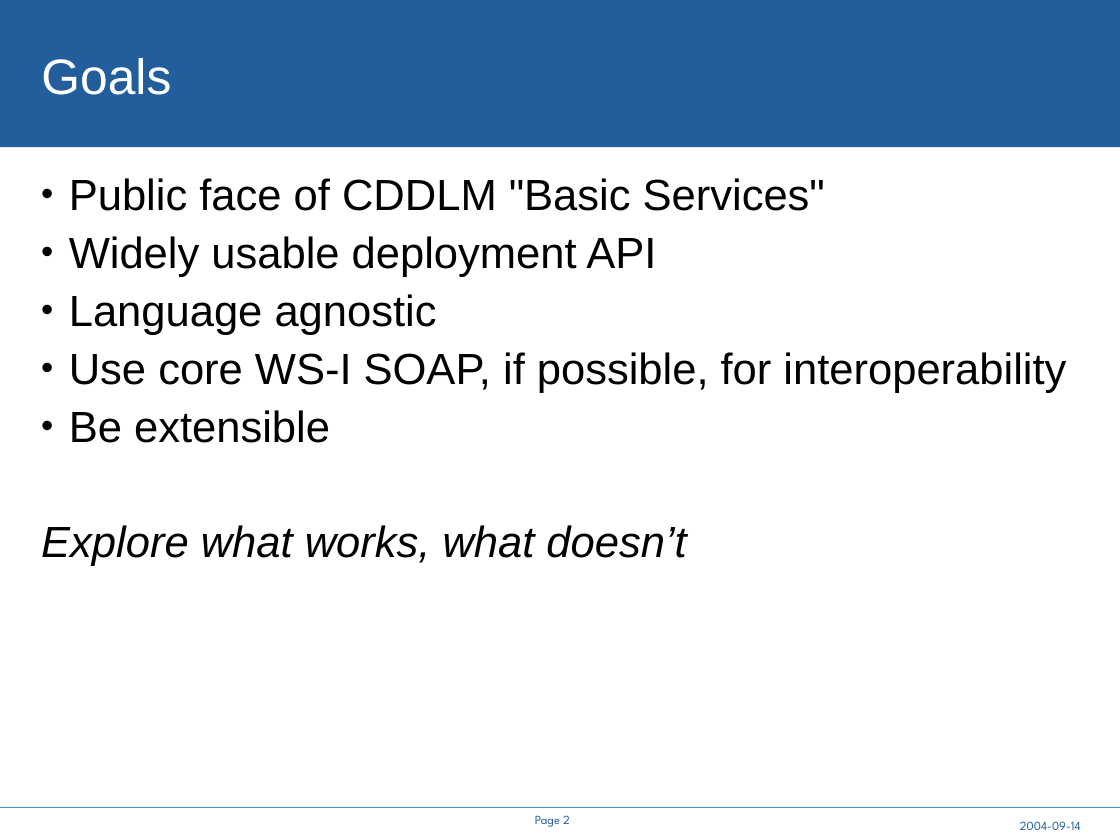
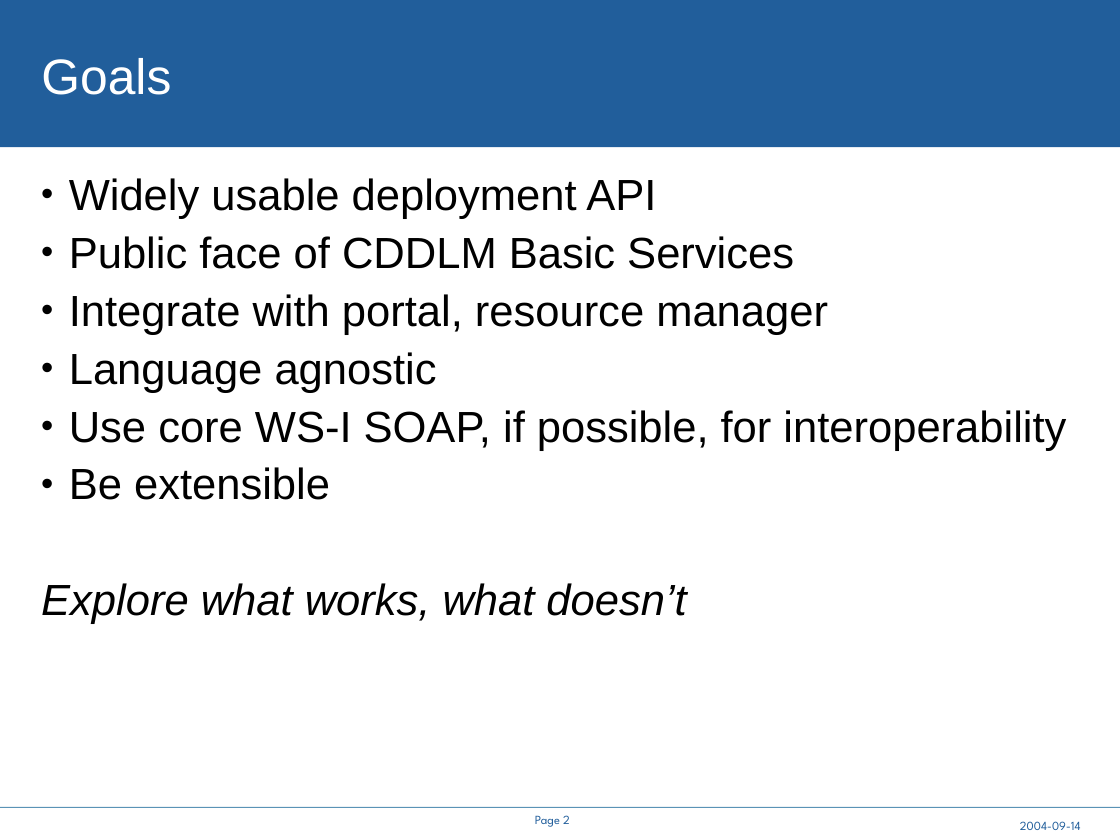
Before and after one commit to steveloughran/smartfrog, a slide deck: slide 2 of core/components/cddlm/doc/A Service API for deployment.ppt. Drawn at 1120x840 pixels with LibreOffice and Linux fonts; fonts in the diff are those of the drawing; background and template pictures are left out. Boxes give left, top, right and bottom in pixels: in the first picture for what was removed or moved away, otherwise in the second. Text is boxed around its words. In the diff, an @@ line names an element or a change of style, - is before the commit and + after.

```diff
--- a/core/components/cddlm/doc/A Service API for deployment.ppt
+++ b/core/components/cddlm/doc/A Service API for deployment.ppt
@@ text at [69, 178, 825, 211]: paragraph removed @@
-• Public face of CDDLM "Basic Services"
@@ text at [69, 236, 828, 335]: paragraphs added @@
+• Public face of CDDLM Basic Services
+• Integrate with portal, resource manager
```
Also in this commit, not shown: 11 other slides changed, 1 slide added, 1 slide removed, 7 other files.
